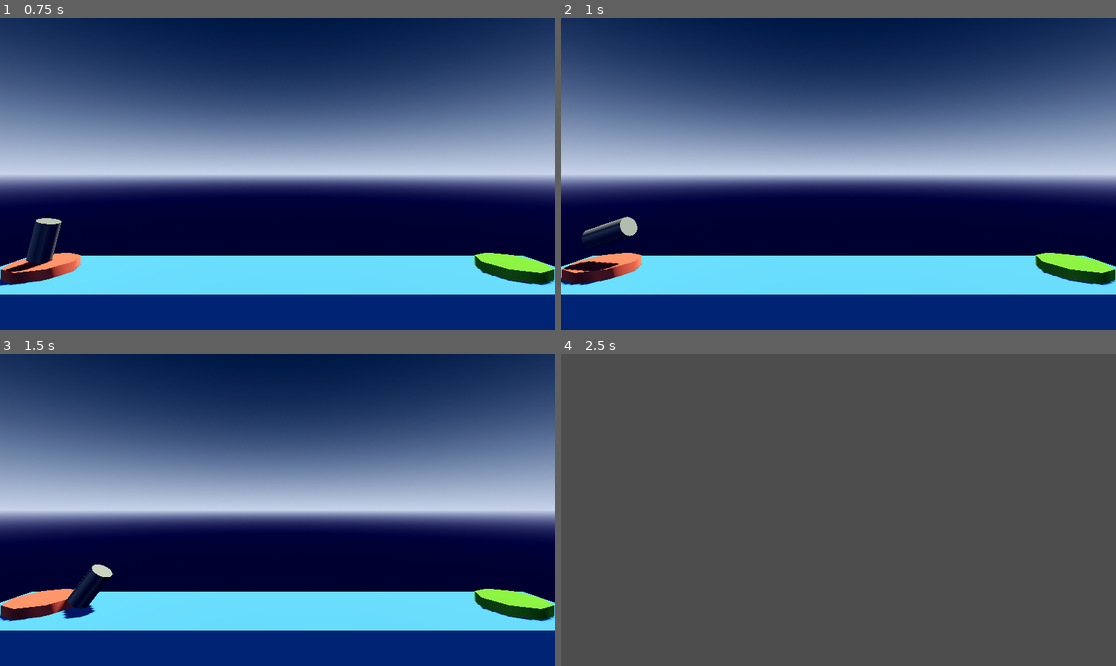
Above: before the commit, frames 1-4 (two rows, left to right).
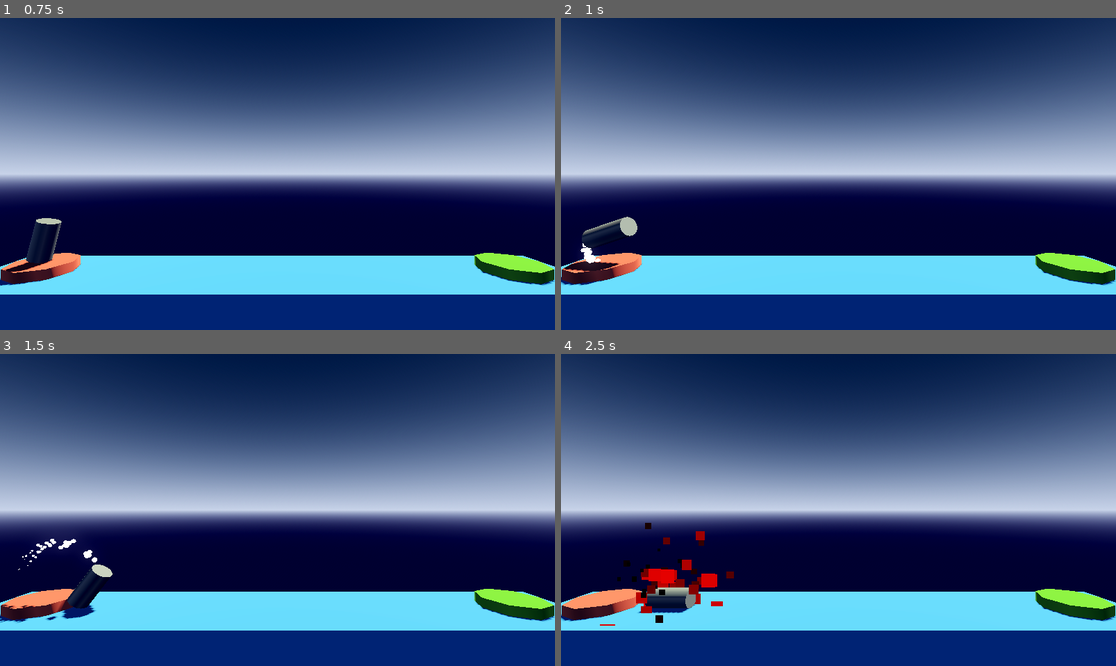
Above: after the commit, the same moments.

Repository: AntiKevin/project-boost
Game: Godot game, scene res://levels/level.tscn
Two runs of this game, one before a commit and one after it. Both use one fixed random seed, a clock stepped at 60 frames per second and the inputs below.
Inputs:
- Up to frame 1 (0.75 s): tap Enter at 0.5 s; hold Right (rotate_right) from 0.53 s (still down); hold Space (boost) from 0.53 s (still down)
- Up to frame 2 (1 s): keep holding Right (rotate_right); keep holding Space (boost)
- Up to frame 3 (1.5 s): release Right (rotate_right) at 1.28 s; release Space (boost) at 1.28 s; hold Left (rotate_left) from 1.28 s (still down); tap Space (boost) at 1.35 s
- Up to frame 4 (2.5 s): release Left (rotate_left) at 2.03 s; hold Right (rotate_right) from 2.03 s (still down); hold Space (boost) from 2.03 s (still down)

Frame 1 is identical in both runs. In frame 2, 0.1% of the frame differs, in the area x 0-8%, y 72-84%; in frame 3, 0.2%; in frame 4, 100%, in the area x 0-100%, y 0-100%.

Commit message:
feat: add particles to the game

Diff:
--- /dev/null
+++ b/Particles/booster_particles.tscn
@@ -0,0 +1,36 @@
+[gd_scene load_steps=6 format=3 uid="uid://ux6ivcx1ovdp"]
+
+[sub_resource type="Curve" id="Curve_w7ove"]
+_data = [Vector2(0, 1), 0.0, 1.40451, 0, 0, Vector2(1, 0), -2.21649, 0.0, 0, 0]
+point_count = 2
+
+[sub_resource type="CurveTexture" id="CurveTexture_0capg"]
+curve = SubResource("Curve_w7ove")
+
+[sub_resource type="ParticleProcessMaterial" id="ParticleProcessMaterial_fgg2i"]
+direction = Vector3(0, -1, 0)
+spread = 15.0
+gravity = Vector3(0, 0, 0)
+initial_velocity_min = 2.0
+initial_velocity_max = 4.0
+damping_min = 9.0
+damping_max = 9.0
+scale_curve = SubResource("CurveTexture_0capg")
+
+[sub_resource type="StandardMaterial3D" id="StandardMaterial3D_6pwbh"]
+emission_enabled = true
+emission = Color(1, 1, 1, 1)
+emission_energy_multiplier = 2.0
+
+[sub_resource type="SphereMesh" id="SphereMesh_atjxn"]
+material = SubResource("StandardMaterial3D_6pwbh")
+radius = 0.1
+height = 0.2
+radial_segments = 32
+rings = 16
+
+[node name="BoosterParticles" type="GPUParticles3D"]
+amount = 32
+lifetime = 0.5
+process_material = SubResource("ParticleProcessMaterial_fgg2i")
+draw_pass_1 = SubResource("SphereMesh_atjxn")
--- /dev/null
+++ b/Particles/explosion_particles.tscn
@@ -0,0 +1,59 @@
+[gd_scene format=3 uid="uid://dcecb8hw7dbrv"]
+
+[sub_resource type="Gradient" id="Gradient_lkolc"]
+offsets = PackedFloat32Array(0.201923, 0.413462, 0.586538, 0.740385, 0.903846)
+colors = PackedColorArray(1, 1, 1, 1, 1, 1, 0, 1, 1, 0.294118, 0, 1, 0.776471, 0, 0, 1, 0, 0, 0, 1)
+
+[sub_resource type="GradientTexture1D" id="GradientTexture1D_u3rij"]
+gradient = SubResource("Gradient_lkolc")
+
+[sub_resource type="Curve" id="Curve_cv3ok"]
+max_value = 100.0
+_data = [Vector2(0, 1), 0.0, 146.581, 0, 0, Vector2(1, 100), 413.249, 0.0, 0, 0]
+point_count = 2
+
+[sub_resource type="CurveTexture" id="CurveTexture_mygan"]
+curve = SubResource("Curve_cv3ok")
+
+[sub_resource type="Curve" id="Curve_qubh3"]
+_data = [Vector2(0, 0.530249), 0.0, 2.25724, 0, 0, Vector2(1, 0), -2.97204, 0.0, 0, 0]
+point_count = 2
+
+[sub_resource type="CurveTexture" id="CurveTexture_5bhb0"]
+curve = SubResource("Curve_qubh3")
+
+[sub_resource type="ParticleProcessMaterial" id="ParticleProcessMaterial_1onfr"]
+direction = Vector3(0, 1, 0)
+spread = 180.0
+gravity = Vector3(0, 0, 0)
+initial_velocity_min = 6.0
+initial_velocity_max = 16.0
+damping_max = 3.0
+damping_curve = SubResource("CurveTexture_mygan")
+scale_curve = SubResource("CurveTexture_5bhb0")
+color_ramp = SubResource("GradientTexture1D_u3rij")
+turbulence_enabled = true
+turbulence_noise_scale = 1.0
+turbulence_noise_speed_random = 4.0
+
+[sub_resource type="StandardMaterial3D" id="StandardMaterial3D_5wvwh"]
+shading_mode = 0
+vertex_color_use_as_albedo = true
+disable_receive_shadows = true
+billboard_mode = 3
+billboard_keep_scale = true
+particles_anim_h_frames = 1
+particles_anim_v_frames = 1
+particles_anim_loop = false
+
+[sub_resource type="QuadMesh" id="QuadMesh_gb05o"]
+material = SubResource("StandardMaterial3D_5wvwh")
+
+[node name="ExplosionParticles" type="GPUParticles3D"]
+cast_shadow = 0
+emitting = false
+amount = 64
+one_shot = true
+explosiveness = 0.75
+process_material = SubResource("ParticleProcessMaterial_1onfr")
+draw_pass_1 = SubResource("QuadMesh_gb05o")
--- /dev/null
+++ b/Particles/success_particles.tscn
@@ -0,0 +1,53 @@
+[gd_scene format=3 uid="uid://jfwajmrh6ca7"]
+
+[sub_resource type="StandardMaterial3D" id="StandardMaterial3D_5wvwh"]
+shading_mode = 0
+vertex_color_use_as_albedo = true
+disable_receive_shadows = true
+billboard_mode = 3
+billboard_keep_scale = true
+particles_anim_h_frames = 1
+particles_anim_v_frames = 1
+particles_anim_loop = false
+
+[sub_resource type="Curve" id="Curve_qubh3"]
+_data = [Vector2(0, 0.530249), 0.0, 2.25724, 0, 0, Vector2(1, 0), -2.97204, 0.0, 0, 0]
+point_count = 2
+
+[sub_resource type="CurveTexture" id="CurveTexture_oh0x3"]
+curve = SubResource("Curve_qubh3")
+
+[sub_resource type="Curve" id="Curve_uupei"]
+_data = [Vector2(0, 0.5), 0.0, 2.46667, 0, 1, Vector2(0.202703, 1), 0.0, 0.0, 0, 0, Vector2(0.371622, 0.00355875), 0.0, 0.0, 0, 0, Vector2(0.554054, 1), 0.0, 0.0, 0, 0, Vector2(0.777027, 0), 0.0, 0.0, 0, 0, Vector2(0.885135, 1), 0.0, 0.0, 0, 0, Vector2(1, 0.5), -4.35294, 0.0, 1, 0]
+point_count = 7
+
+[sub_resource type="CurveTexture" id="CurveTexture_68duu"]
+curve = SubResource("Curve_uupei")
+
+[sub_resource type="ParticleProcessMaterial" id="ParticleProcessMaterial_2ssod"]
+direction = Vector3(0, 1, 0)
+spread = 180.0
+gravity = Vector3(0, 0, 0)
+initial_velocity_min = 3.0
+initial_velocity_max = 12.0
+damping_min = 2.0
+damping_max = 4.0
+scale_curve = SubResource("CurveTexture_oh0x3")
+hue_variation_min = -1.0
+hue_variation_max = 1.0
+turbulence_enabled = true
+turbulence_noise_scale = 4.0
+turbulence_influence_max = 0.3
+turbulence_influence_over_life = SubResource("CurveTexture_68duu")
+
+[sub_resource type="SphereMesh" id="SphereMesh_lkpya"]
+
+[node name="SuccessParticles" type="GPUParticles3D"]
+material_override = SubResource("StandardMaterial3D_5wvwh")
+cast_shadow = 0
+emitting = false
+amount = 48
+one_shot = true
+explosiveness = 0.5
+process_material = SubResource("ParticleProcessMaterial_2ssod")
+draw_pass_1 = SubResource("SphereMesh_lkpya")
--- a/assets/player.tscn
+++ b/assets/player.tscn
@@ -1,6 +1,12 @@
 [gd_scene format=3 uid="uid://b5vvcmle4nqtm"]
 
 [ext_resource type="Script" uid="uid://c3gel4vrab8g3" path="res://scripts/player.gd" id="1_4flbx"]
+[ext_resource type="AudioStream" uid="uid://dbv731rvo0t6t" path="res://sfx/SFX - Death Explosion.ogg" id="2_3mip4"]
+[ext_resource type="PackedScene" uid="uid://ux6ivcx1ovdp" path="res://Particles/booster_particles.tscn" id="2_mxi64"]
+[ext_resource type="PackedScene" path="res://Particles/explosion_particles.tscn" id="2_nsdob"]
+[ext_resource type="AudioStream" uid="uid://dhh6rp56lb7ta" path="res://sfx/SFX - Success.ogg" id="3_insbl"]
+[ext_resource type="PackedScene" path="res://Particles/success_particles.tscn" id="3_yceh7"]
+[ext_resource type="AudioStream" uid="uid://bpbra8f0818d0" path="res://sfx/SFX - Main engine thrust.ogg" id="4_rug40"]
 
 [sub_resource type="CylinderMesh" id="CylinderMesh_hqtel"]
 
@@ -22,4 +28,32 @@
 [node name="CollisionShape3D" type="CollisionShape3D" parent="." unique_id=2072737978]
 shape = SubResource("CylinderShape3D_4flbx")
 
+[node name="ExplosionParticles" parent="." unique_id=1213797766 instance=ExtResource("2_nsdob")]
+
+[node name="SuccessParticles" parent="." unique_id=562047113 instance=ExtResource("3_yceh7")]
+
+[node name="BoosterParticles" parent="." unique_id=1974426200 instance=ExtResource("2_mxi64")]
+transform = Transform3D(1, 0, 0, 0, 1, 0, 0, 0, 1, 0, -1, 0)
+emitting = false
+
+[node name="LeftBoosterParticles" parent="." unique_id=533955935 instance=ExtResource("2_mxi64")]
+transform = Transform3D(1, 0, 0, 0, 1, 0, 0, 0, 1, 0.3, -1, 0)
+emitting = false
+
+[node name="RightBoosterParticles" parent="." unique_id=1076703671 instance=ExtResource("2_mxi64")]
+transform = Transform3D(1, 0, 0, 0, 1, 0, 0, 0, 1, -0.3, -1, 0)
+emitting = false
+
+[node name="DeathSFX" type="AudioStreamPlayer" parent="." unique_id=409925617]
+stream = ExtResource("2_3mip4")
+volume_db = -3.0
+
+[node name="SuccessSFX" type="AudioStreamPlayer" parent="." unique_id=1402829044]
+stream = ExtResource("3_insbl")
+volume_db = -3.0
+
+[node name="ThrustSFX" type="AudioStreamPlayer3D" parent="." unique_id=1392010734]
+stream = ExtResource("4_rug40")
+volume_db = -3.0
+
 [connection signal="body_entered" from="." to="." method="_on_body_entered"]
--- a/scripts/player.gd
+++ b/scripts/player.gd
@@ -1,33 +1,64 @@
 extends RigidBody3D
 
-# Magnitude da força de movimentação do player
 @export_range(100, 3000) var movement_mag: float = 1000
-# Magnitude da força de rotação do player
 @export_range(100, 3000) var rotation_mag: float = 500
+@onready var death_sfx: AudioStreamPlayer = $DeathSFX
+@onready var success_sfx: AudioStreamPlayer = $SuccessSFX
+@onready var thrust_sfx: AudioStreamPlayer3D = $ThrustSFX
+
+@onready var booster_particles: GPUParticles3D = $BoosterParticles
+@onready var right_booster_particles: GPUParticles3D = $RightBoosterParticles
+@onready var left_booster_particles: GPUParticles3D = $LeftBoosterParticles
+@onready var explosion_particles: GPUParticles3D = $ExplosionParticles
+@onready var success_particles: GPUParticles3D = $SuccessParticles
 
 var is_transitioning: bool = false
 
+
 func boost(delta):
+	booster_particles.emitting = true
+	right_booster_particles.emitting = true
+	left_booster_particles.emitting = true
+	if !thrust_sfx.playing:
+			thrust_sfx.play()
 	apply_central_force(basis.y * delta * movement_mag)
+
+func stop_boost():
+	thrust_sfx.stop()
+	booster_particles.emitting = false
+	right_booster_particles.emitting = false
+	left_booster_particles.emitting = false
 
 func rotate_right(delta):
 	apply_torque(Vector3.FORWARD * delta * rotation_mag)
+	left_booster_particles.emitting = false
 
 func rotate_left(delta):
 	apply_torque(Vector3.BACK * delta * rotation_mag)
+	right_booster_particles.emitting = false
 
 func crash_sequence() -> void:
 	is_transitioning = true
-	print('Kaboom!')
+	death_sfx.play()
+	thrust_sfx.stop()
+	booster_particles.emitting = false
+	right_booster_particles.emitting = false
+	left_booster_particles.emitting = false
+	explosion_particles.emitting = true
 	var tween = create_tween()
-	tween.tween_interval(1)
+	tween.tween_interval(2.5)
 	tween.tween_callback(get_tree().reload_current_scene)
 	set_process(false)
 
 func complete_level(next_level_file_path: String) -> void:
 	is_transitioning = true
+	success_sfx.play()
+	booster_particles.emitting = false
+	right_booster_particles.emitting = false
+	left_booster_particles.emitting = false
+	success_particles.emitting = true
 	var tween = create_tween()
-	tween.tween_interval(1)
+	tween.tween_interval(2.5)
 	tween.tween_callback(
 		get_tree().change_scene_to_file.bind(next_level_file_path)
 	)
@@ -40,13 +71,14 @@
 func _process(delta: float) -> void:
 	if Input.is_action_pressed('boost'):
 		boost(delta)
+	else:
+		stop_boost()
 
 	if Input.is_action_pressed('rotate_right'):
 		rotate_right(delta)
 
 	if Input.is_action_pressed('rotate_left'):
 		rotate_left(delta)
-
 
 func _on_body_entered(body: Node) -> void:
 	if !is_transitioning:
Not shown, added: sfx/SFX - Main engine thrust.ogg.import
Not shown, added: sfx/SFX - Main engine thrust.ogg
